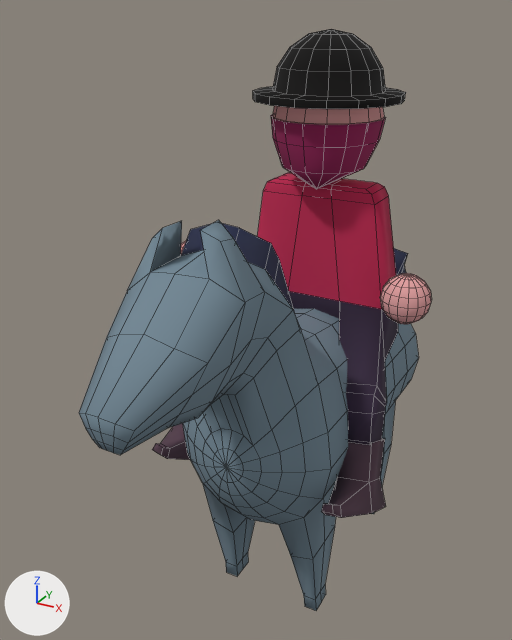
Before and after pictures for a commit that changed the FBX model blender/player.fbx.
Rendered twice from a 50 mm camera at (3.46, -8.07, 7.11) aimed at (-0.49, -0.89, 3.52). The lights are fixed; the arrows at lower left show +X, +Y and +Z. Mesh edges are drawn as thin lines. Where no turn or scale is listed for an object, it has been applied to the vertices.

The older version as bpy lines, for what is in view:
```python
me_cube_001 = bpy.data.meshes.new('Cube.001')
me_cube_001.from_pydata(...)  # 354 vertices, 362 faces; spans x -1.57..1.5, y -2.17..0.9, z -2.62..2.73
# faces by material slot: [128, 97, 27, 41, 42, 27]
me_cube_001.materials.append(mat_skin)  # pink #e6a3a3
me_cube_001.materials.append(mat_hat)  # black #050202
me_cube_001.materials.append(mat_shirt)  # pink #bf2651
me_cube_001.materials.append(mat_trousers)  # dark purple #372840
me_cube_001.materials.append(mat_boots)  # dark purple #57404e
me_cube_001.materials.append(mat_bandana)  # red #911d55
me_cube_002 = bpy.data.meshes.new('Cube.002')
me_cube_002.from_pydata(...)  # a UV sphere (16 segments, 8 rings, poles along z) spanning x 1.06..1.64, y -1.0..-0.42, z -0.35..0.22; a UV sphere (16 segments, 8 rings, poles along z) spanning x -1.77..-1.19, y -1.0..-0.42, z -0.35..0.22
me_cube_002.materials.append(mat_skin)  # pink #e6a3a3
me_cylinder = bpy.data.meshes.new('Cylinder')
me_cylinder.from_pydata(...)  # 464 vertices, 478 faces; spans x -1.0..1.01, y -4.42..2.93, z -0.2..5.38
# faces by material slot: [410, 68]
me_cylinder.materials.append(mat_horse)  # blue #728794
me_cylinder.materials.append(mat_hair)  # dark blue #242b4a
ob_bandit = bpy.data.objects.new('Bandit', me_cube_001)
ob_bandit.location = (0.0, 0.0, 4.17)
ob_hands = bpy.data.objects.new('Hands', me_cube_002)
ob_hands.location = (0.0, 0.0, 4.17)
ob_horse = bpy.data.objects.new('Horse', me_cylinder)
ob_horse.location = (0.0, 0.0, 0.0)
```
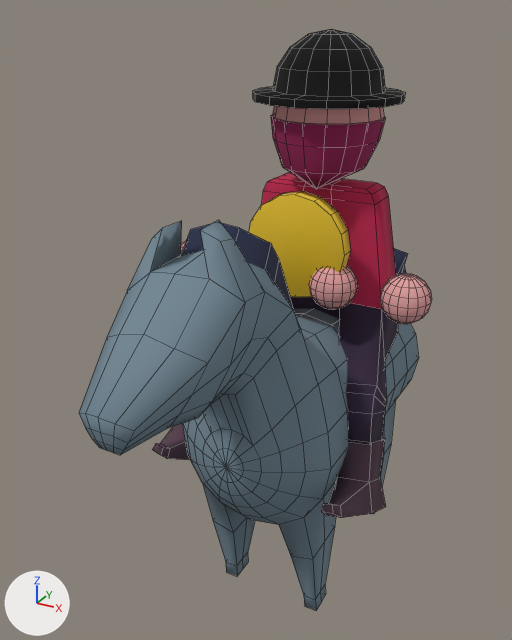
What changed in the scene script:
```text
Add mat_coin:
    mat_coin = principled_material('Coin')
    mat_coin.base_color = (0.8, 0.532, 0.0198)  # yellow #e7c126
Add me_cube_003:
    me_cube_003.from_pydata(...)  # 260 vertices, 274 faces; spans x -0.746..0.747, y -0.998..-0.421, z -0.353..1.002
    # faces by material slot: [256, 18]
    me_cube_003.materials.append(mat_skin)  # pink #e6a3a3
    me_cube_003.materials.append(mat_coin)  # yellow #e7c126
Add ob_handscoin:
    ob_handscoin = bpy.data.objects.new('HandsCoin', me_cube_003)
    ob_handscoin.location = (0.0, 0.0, 4.17)
```

Changed parts and their boxes [x1, y1, x2, y2] in the pictures (512 x 640 px):
'HandsCoin', added (yellow): after [249, 191, 358, 310]
    faces in mat_coin (yellow #e7c126): [249, 191, 351, 297]
    faces in mat_skin (pink #e6a3a3): [309, 266, 358, 310]
